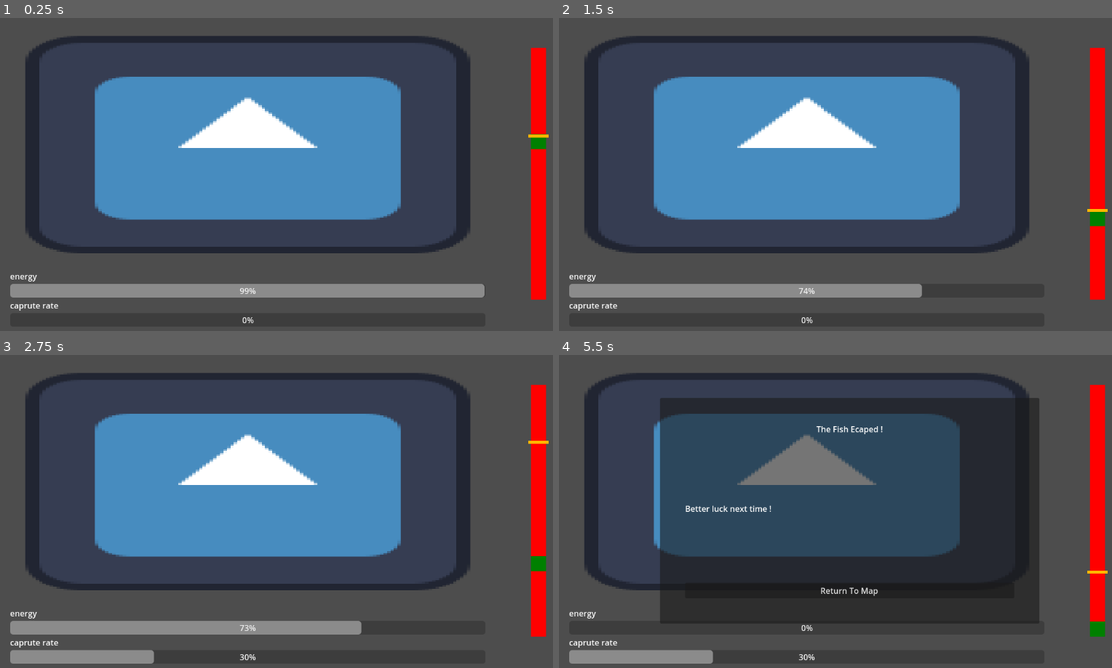
Above: before the commit, frames 1-4 (two rows, left to right).
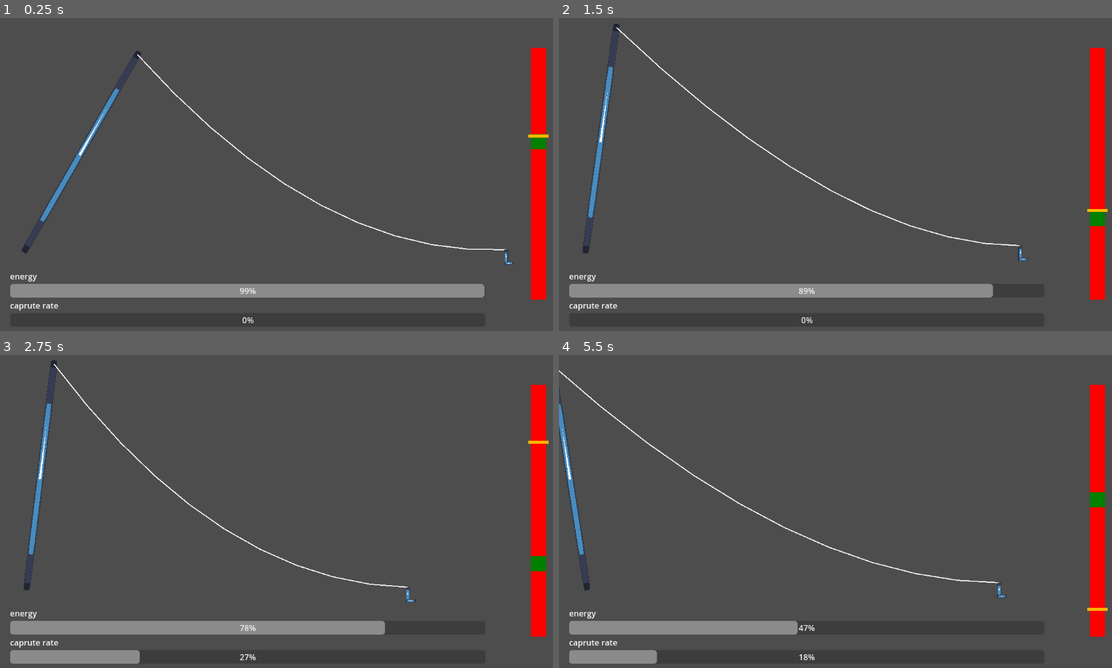
Above: after the commit, the same moments.

Repository: LeSaintRizBleu/poisson
Game: Godot game, scene res://core/fishing/Fishing.tscn
The game is run twice, just before and just after one commit, with the same random seed, the same clock (stepped at 60 frames per second) and the same inputs. This scene is started directly instead of the project's main scene. The engine's default icon, where the game draws it, is replaced by a stand-in: a white triangle on a blue panel in a dark square.
Inputs (mouse positions are in pixels of both pictures, inside the frame that each line leads up to):
- Up to frame 1 (0.25 s): no input
- Up to frame 2 (1.5 s): move the mouse to (979, 158) at 0.52 s; click (979, 158) at 0.67 s; move the mouse to (735, 190) at 1.27 s; click (735, 190) at 1.42 s
- Up to frame 3 (2.75 s): move the mouse to (348, 439) at 2.02 s; click (348, 439) at 2.17 s
- Up to frame 4 (5.5 s): move the mouse to (818, 577) at 2.77 s; click (818, 577) at 2.92 s; move the mouse to (1023, 558) at 3.52 s; click (1023, 558) at 3.67 s; move the mouse to (675, 461) at 4.27 s; click (675, 461) at 4.42 s; move the mouse to (879, 511) at 5.02 s; click (879, 511) at 5.17 s

The runs differ from the first frame. In frame 1, 32% of the frame differs, in the area x 3-93%, y 5-79%; in frame 2, 33%; in frame 3, 32%; in frame 4, 56%, in the area x 0-100%, y 4-99%.

Commit message:
fishing line in hud

Diff:
--- a/core/fishing/Fishing.gd
+++ b/core/fishing/Fishing.gd
@@ -4,6 +4,7 @@
 @onready var energy_bar: ProgressBar = $MarginContainer/HBoxContainer/VBoxContainer/VBoxContainer/EnergyBar
 @onready var capture_bar: ProgressBar = $MarginContainer/HBoxContainer/VBoxContainer/VBoxContainer/CaptureBar
 @onready var fishing_bar: FishingBar = $MarginContainer/HBoxContainer/FishingBar
+@onready var fishing_line: FishingLine = $MarginContainer/HBoxContainer/VBoxContainer/MarginContainer/FishingLine
 
 var green_zones: Array = []
 var is_moving: bool = true
@@ -12,6 +13,7 @@
 var rate: float = 1.0
 var strength: float = 30.0
 var capture: float = 0.0
+var escape_rate: float = 10.0
 
 var fish_info: FishInfo
 
@@ -26,13 +28,16 @@
 
 func _process(delta: float) -> void:
 	is_moving = fishing_bar.slider.is_moving
+	fishing_line.is_pulling = is_moving
+	fishing_line.hook_pos = 1000 - capture * 7
 	_process_energy(delta)
 
 func _process_energy(delta: float) -> void:
 	if !is_moving: return
 	energy -= rate * delta
 	energy = clampf(energy, 0.0, 100.0)
-	capture = clampf(capture, 0.0, 100.0)
+	capture = clampf(capture, 0.0, 200.0)
+	capture -= escape_rate * delta
 	energy_bar.value = energy
 	capture_bar.value = capture
 	if energy <= 0:
@@ -59,8 +64,7 @@
 
 
 func _on_fishing_bar_fail() -> void:
-	energy -= 25
+	energy -= escape_rate
 
 func _on_fishing_bar_success() -> void:
-	energy += 25
 	capture += strength
--- a/core/fishing/Fishing.tscn
+++ b/core/fishing/Fishing.tscn
@@ -1,8 +1,8 @@
 [gd_scene load_steps=4 format=3 uid="uid://bvb0pidmli3tt"]
 
 [ext_resource type="Script" uid="uid://bdecfyn26b7pk" path="res://core/fishing/Fishing.gd" id="1_43g8x"]
-[ext_resource type="Texture2D" uid="uid://c7bv4eutgqekf" path="res://icon.svg" id="1_hlba1"]
 [ext_resource type="PackedScene" uid="uid://by46nm7dmma85" path="res://core/fishing/fishing_bar/FishingBar.tscn" id="2_e27qi"]
+[ext_resource type="PackedScene" uid="uid://cm4lb1cf04jng" path="res://core/fishing/fishing_line/FishingLine.tscn" id="2_lfq52"]
 
 [node name="Fishing" type="CanvasLayer"]
 script = ExtResource("1_43g8x")
@@ -34,10 +34,7 @@
 theme_override_constants/margin_right = 30
 theme_override_constants/margin_bottom = 30
 
-[node name="TextureRect" type="TextureRect" parent="MarginContainer/HBoxContainer/VBoxContainer/MarginContainer"]
-layout_mode = 2
-size_flags_vertical = 3
-texture = ExtResource("1_hlba1")
+[node name="FishingLine" parent="MarginContainer/HBoxContainer/VBoxContainer/MarginContainer" instance=ExtResource("2_lfq52")]
 
 [node name="VBoxContainer" type="VBoxContainer" parent="MarginContainer/HBoxContainer/VBoxContainer"]
 layout_mode = 2
--- a/core/fishing/fishing_line/FishingLine.tscn
+++ b/core/fishing/fishing_line/FishingLine.tscn
@@ -1,15 +1,81 @@
-[gd_scene load_steps=2 format=3 uid="uid://cm4lb1cf04jng"]
+[gd_scene load_steps=6 format=3 uid="uid://cm4lb1cf04jng"]
 
 [ext_resource type="Script" uid="uid://bxn3owj22fxgr" path="res://core/fishing/fishing_line/fishing_line.gd" id="1_xtbl0"]
+[ext_resource type="Texture2D" uid="uid://c7bv4eutgqekf" path="res://icon.svg" id="2_h7a6k"]
+
+[sub_resource type="Animation" id="Animation_h7a6k"]
+resource_name = "wave"
+length = 2.0
+loop_mode = 1
+tracks/0/type = "value"
+tracks/0/imported = false
+tracks/0/enabled = true
+tracks/0/path = NodePath("Hook/Marker2D:position")
+tracks/0/interp = 2
+tracks/0/loop_wrap = true
+tracks/0/keys = {
+"times": PackedFloat32Array(0, 0.5, 1.5),
+"transitions": PackedFloat32Array(1, 1, 1),
+"update": 0,
+"values": [Vector2(0, 0), Vector2(0, 5), Vector2(0, -5)]
+}
+
+[sub_resource type="Animation" id="Animation_rycq0"]
+length = 0.001
+tracks/0/type = "value"
+tracks/0/imported = false
+tracks/0/enabled = true
+tracks/0/path = NodePath("Hook/Marker2D:position")
+tracks/0/interp = 1
+tracks/0/loop_wrap = true
+tracks/0/keys = {
+"times": PackedFloat32Array(0),
+"transitions": PackedFloat32Array(1),
+"update": 0,
+"values": [Vector2(0, 0)]
+}
+
+[sub_resource type="AnimationLibrary" id="AnimationLibrary_rycq0"]
+_data = {
+&"RESET": SubResource("Animation_rycq0"),
+&"wave": SubResource("Animation_h7a6k")
+}
 
 [node name="FishingLine" type="Node2D"]
 script = ExtResource("1_xtbl0")
 
-[node name="Tip" type="Marker2D" parent="."]
-position = Vector2(125, 121)
+[node name="Tip" type="Node2D" parent="."]
+position = Vector2(33.999985, 448.00006)
+rotation = 0.47472957
 
-[node name="Hook" type="Marker2D" parent="."]
-position = Vector2(969, 454)
+[node name="Marker2D" type="Marker2D" parent="Tip"]
+position = Vector2(0, -439)
+
+[node name="Sprite2D" type="Sprite2D" parent="Tip"]
+position = Vector2(4.7683716e-07, -215.99997)
+scale = Vector2(0.109375, 3.59375)
+texture = ExtResource("2_h7a6k")
 
 [node name="Line2D" type="Line2D" parent="."]
 width = 2.0
+
+[node name="Hook" type="Node2D" parent="."]
+position = Vector2(993, 452)
+
+[node name="Marker2D" type="Marker2D" parent="Hook"]
+
+[node name="Sprite2D" type="Sprite2D" parent="Hook/Marker2D"]
+position = Vector2(-1.3232231e-05, 14.9999895)
+scale = Vector2(0.06250039, 0.23437478)
+texture = ExtResource("2_h7a6k")
+
+[node name="Sprite2D2" type="Sprite2D" parent="Hook/Marker2D"]
+position = Vector2(5.4999595, 26.99998)
+scale = Vector2(0.14843747, 0.04687491)
+texture = ExtResource("2_h7a6k")
+
+[node name="AnimationPlayer" type="AnimationPlayer" parent="."]
+libraries = {
+&"": SubResource("AnimationLibrary_rycq0")
+}
+autoplay = "wave"
--- a/core/fishing/fishing_line/fishing_line.gd
+++ b/core/fishing/fishing_line/fishing_line.gd
@@ -1,24 +1,36 @@
+class_name FishingLine
 extends Node2D
 
 @onready var line: Line2D = $Line2D
-@onready var tip: Marker2D = $Tip
-@onready var hook: Marker2D = $Hook
+@onready var tip: Node2D = $Tip
+@onready var hook: Node2D = $Hook
+@onready var tip_marker: Marker2D = $Tip/Marker2D
+@onready var hook_marker: Marker2D = $Hook/Marker2D
 
 @export var slack_amount: float = 300.0
 @export var resolution: int = 10
 @export var physics_speed: float = 2.0
 
 var current_control_point: Vector2 = Vector2.ZERO
+var hook_pos: float = 0.0
+var is_pulling: bool = false
+
+var tip_weight: float = 10.0
+var hook_weight: float = 7.5
 
 func _process(delta: float) -> void:
-	hook.global_position = get_global_mouse_position()
+	if is_pulling:
+		tip.rotation = lerp_angle(tip.rotation, deg_to_rad(30), tip_weight * delta)
+	else:
+		tip.rotation = lerp_angle(tip.rotation, deg_to_rad(-10), tip_weight * delta)
+	hook.global_position.x = lerpf(hook.global_position.x, hook_pos, hook_weight * delta)
 	draw_curved_line(delta)
 
 func draw_curved_line(delta: float) -> void:
 	line.clear_points()
 
-	var start_pos: Vector2 = tip.global_position
-	var end_pos: Vector2 = hook.global_position
+	var start_pos: Vector2 = tip_marker.global_position
+	var end_pos: Vector2 = hook_marker.global_position
 	var mid_point: Vector2 = (start_pos + end_pos) / 2.0
 
 	var dist: float = start_pos.distance_to(end_pos)
